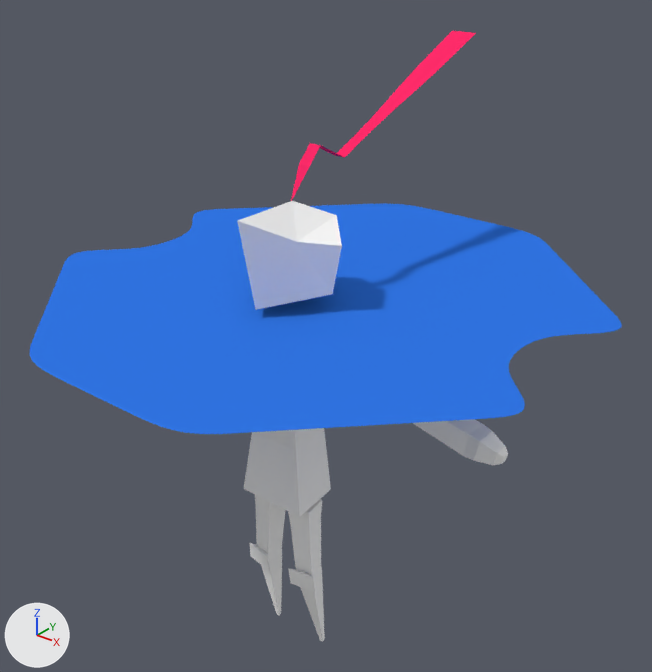
An edit to the Blender file Assets/Models/Uemuki.blend, drawn before and after from the same camera.
One viewpoint serves both versions: a camera (50 mm lens) standing at (7.15, -8.11, 10.46) and looking at (-0.1, 0.95, 4.85). The axes (+X, +Y, +Z) are drawn at lower left. The lights are the same throughout.

The older version as bpy lines, for what is in view:
```python
me_cube_001 = bpy.data.meshes.new('Cube.001')
me_cube_001.from_pydata(...)  # 173 vertices, 170 faces; spans x -3.26..3.26, y -0.84..0.93, z 0.04..7.06
me_cube_001.materials.append(mat_meki)  # white #ffffff
me_plane_001 = bpy.data.meshes.new('Plane.001')
me_plane_001.from_pydata(...)  # 521 vertices, 480 faces; spans x -1.03..1.03, y -0.96..1.16, z 1.58
me_plane_001.materials.append(mat_material)  # blue #3176e7
me_plane_002 = bpy.data.meshes.new('Plane.002')
me_plane_002.from_pydata(...)  # 28 vertices, 18 faces; spans x -0.21..0.21, y -0.08..3.46, z -2.45..0.0
me_plane_002.materials.append(mat_hairplume)  # pink #ff2c6a
ob_helmplume = bpy.data.objects.new('HelmPlume', me_plane_002)
ob_helmplume.location = (0.0, 0.15, 7.09)
ob_helmplume.rotation_euler = (1.001, 0.0, 0.0)  # degrees (57, 0, 0)
ob_muuki = bpy.data.objects.new('Muuki', me_cube_001)
ob_muuki.location = (0.0, 0.0, 0.0)
ob_plane_001 = bpy.data.objects.new('Plane.001', me_plane_001)
ob_plane_001.location = (0.0, 0.36, 0.0)
ob_plane_001.scale = (3.61, 3.61, 3.61)
_m = ob_plane_001.modifiers.new('Subsurf', 'SUBSURF')
```
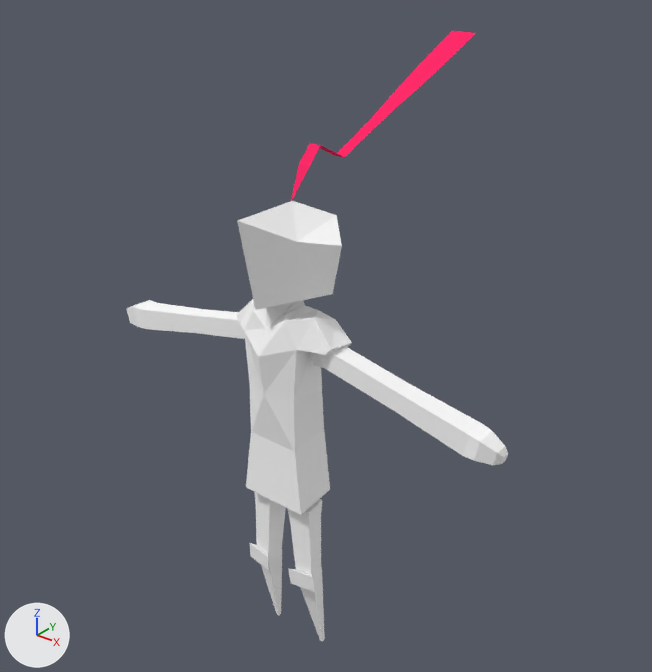
Location of each change, [x1, y1, x2, y2] in pixels of the pictures (652 x 672 px):
'Plane.001', hidden (blue): before [30, 204, 622, 434]

The change in detail:
Object 'Plane.001' (ob_plane_001) is now hidden.
